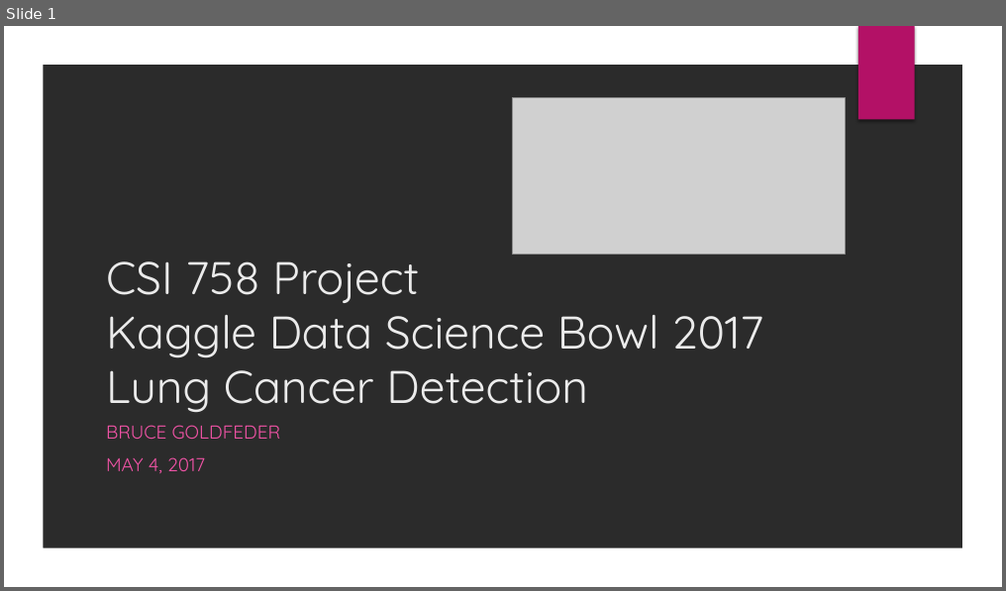
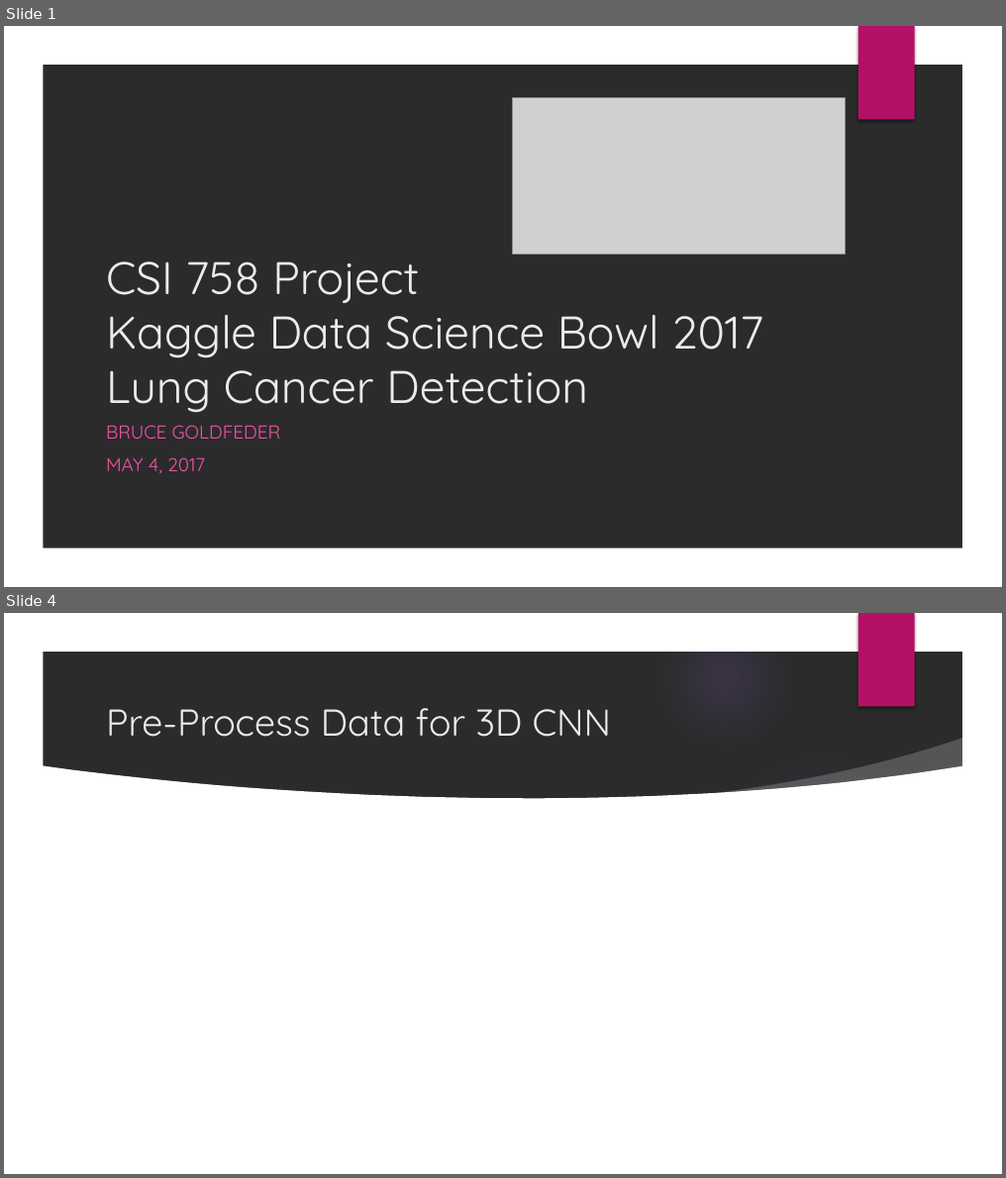
Before and after one commit to bgoldfe2/csi758project, a slide deck: CSI 758 Project Spring 2017 Bruce Goldfeder.pptx. Shown one above the other, each under a label of ours: slide 1 before the commit, slides 1 and 4 after it; the slides between them are not shown. The pictures are 1006x591 and 1006x1178 pixels, drawn with LibreOffice and Linux fonts; fonts in the diff are those of the drawing; grey boxes stand for pictures; background and template pictures are left out; a plain dark background stands for a picture behind light text. Boxes give left, top, right and bottom in pixels: in the first picture for what was removed or moved away, otherwise in the second. Text is boxed around its words. In the diff, an @@ line names an element or a change of style, - is before the commit and + after.

```diff
--- a/CSI 758 Project Spring 2017 Bruce Goldfeder.pptx
+++ b/CSI 758 Project Spring 2017 Bruce Goldfeder.pptx
@@ slide 4 added at <box>4,613,1002,1174</box>, background picture (left out); not listed: 2 template elements that a slide beside it also shows @@
@@ title added at <box>106,708,612,737</box>, 36 pt, text #EBEBEB @@
+Pre-Process Data for 3D CNN
@@ group added at <box>4,614,971,1174</box>: 5 ellipses, 2 freeform shapes @@
```
Also in this commit, not shown: 1 slide changed, 1 other slide added, 3 other files.
